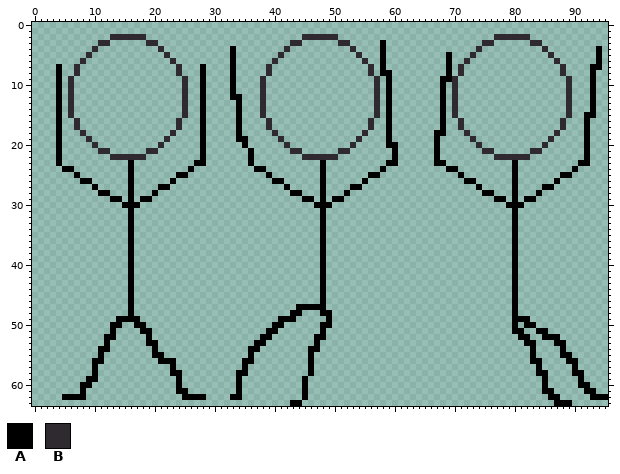
Two states of a sprite sheet, assets/stick-figure-Sheet.png. The picture above was drawn from the file before the commit.
The file is 96x64 pixels.
Palette (. is transparent): A #000000  B #2e2a30
Pixels before (only the part around the change), first column x 0:
 0 ................................................................................................
 1 ................................................................................................
 2 .............BBBBBB..........................BBBBBB..........................BBBBBB.............
 3 ...........BB......BB......................BB......BB.....A................BB......BB...........
 4 ..........B..........B...........A........B..........B....A...............B..........B........A.
 5 .........B............B..........A.......B............B...A..........A...B............B.......A.
 6 ........B..............B.........A......B..............B..A..........A..B..............B......A.
 7 ....A..B................B...A....A.....B................B.A..........A.B................B....AA.
 8 ....A..B................B...A....A.....B................B.AA.........A.B................B....A..
 9 ....A.B..................B..A....A....B..................B.A........AAB..................B...A..
10 ....A.B..................B..A....A....B..................B.A........A.B..................B...A..
11 ....A.B..................B..A....A....B..................B.A........A.B..................B...A..
12 ....A.B..................B..A....AA...B..................B.A........A.B..................B...A..
13 ....A.B..................B..A.....A...B..................B.A........A.B..................B...A..
14 ....A.B..................B..A.....A...B..................B.A........A.B..................B...A..
15 ....A.B..................B..A.....A...B..................B.A........A.B..................B..AA..
16 ....A..B................B...A.....A....B................B..A........A..B................B...A...
17 ....A..B................B...A.....A....B................B..A........A..B................B...A...
18 ....A...B..............B....A.....A.....B..............B...A.......AA...B..............B....A...
19 ....A....B............B.....A.....AA.....B............B....A.......A.....B............B.....A...
20 ....A.....B..........B......A......A......B..........B.....AA......A......B..........B......A...
21 ....A......BB......BB.......A.......A......BB......BB.......A......A.......BB......BB.......A...
22 ....A........BBBBBB.........A.......A........BBBBBB.........A......A.........BBBBBB.........A...
23 ....A...........A..........AA.......A...........A..........AA......AA...........A..........AA...
24 .....AA.........A.........A..........AA.........A.........A..........AA.........A.........A.....
25 .......A........A.......AA.............A........A.......AA.............A........A.......AA......
26 ........AA......A......A................AA......A......A................AA......A......A........
New version:
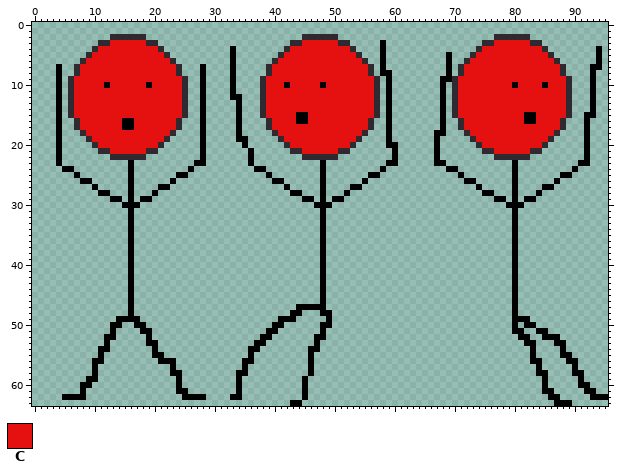
Colours new in this view: C #e51010
Difference:
y 3: x 13..18 ...... -> CCCCCC; x 45..50 ...... -> CCCCCC; x 77..82 ...... -> CCCCCC
y 4: x 11..20 .......... -> CCCCCCCCCC; x 43..52 .......... -> CCCCCCCCCC; x 75..84 .......... -> CCCCCCCCCC
y 5: x 10..21 ............ -> CCCCCCCCCCCC; x 42..53 ............ -> CCCCCCCCCCCC; x 74..85 ............ -> CCCCCCCCCCCC
y 6: x 9..22 .............. -> CCCCCCCCCCCCCC; x 41..54 .............. -> CCCCCCCCCCCCCC; x 73..86 .............. -> CCCCCCCCCCCCCC
y 7..8: x 8..23 ................ -> CCCCCCCCCCCCCCCC; x 40..55 ................ -> CCCCCCCCCCCCCCCC; x 72..87 ................ -> CCCCCCCCCCCCCCCC
y 9: x 7..24 .................. -> CCCCCCCCCCCCCCCCCC; x 39..56 .................. -> CCCCCCCCCCCCCCCCCC; x 71..88 .................. -> CCCCCCCCCCCCCCCCCC
y 10: x 7..24 .................. -> CCCCCACCCCCCACCCCC; x 39..56 .................. -> CCCACCCCCACCCCCCCC; x 71..88 .................. -> CCCCCCCCCACCCCACCC
y 11..14: x 7..24 .................. -> CCCCCCCCCCCCCCCCCC; x 39..56 .................. -> CCCCCCCCCCCCCCCCCC; x 71..88 .................. -> CCCCCCCCCCCCCCCCCC
y 15: x 7..24 .................. -> CCCCCCCCCCCCCCCCCC; x 39..56 .................. -> CCCCCAACCCCCCCCCCC; x 71..88 .................. -> CCCCCCCCCCCAACCCCC
y 16: x 8..23 ................ -> CCCCCCCAACCCCCCC; x 40..55 ................ -> CCCCAACCCCCCCCCC; x 72..87 ................ -> CCCCCCCCCCAACCCC
y 17: x 8..23 ................ -> CCCCCCCAACCCCCCC; x 40..55 ................ -> CCCCCCCCCCCCCCCC; x 72..87 ................ -> CCCCCCCCCCCCCCCC
y 18: x 9..22 .............. -> CCCCCCCCCCCCCC; x 41..54 .............. -> CCCCCCCCCCCCCC; x 73..86 .............. -> CCCCCCCCCCCCCC
y 19: x 10..21 ............ -> CCCCCCCCCCCC; x 42..53 ............ -> CCCCCCCCCCCC; x 74..85 ............ -> CCCCCCCCCCCC
y 20: x 11..20 .......... -> CCCCCCCCCC; x 43..52 .......... -> CCCCCCCCCC; x 75..84 .......... -> CCCCCCCCCC
y 21: x 13..18 ...... -> CCCCCC; x 45..50 ...... -> CCCCCC; x 77..82 ...... -> CCCCCC
Pixel boxes of the changes (left, top, right, bottom) in both pictures:
added: (74, 40, 182, 154)
added: (266, 40, 374, 154)
added: (458, 40, 566, 154)
